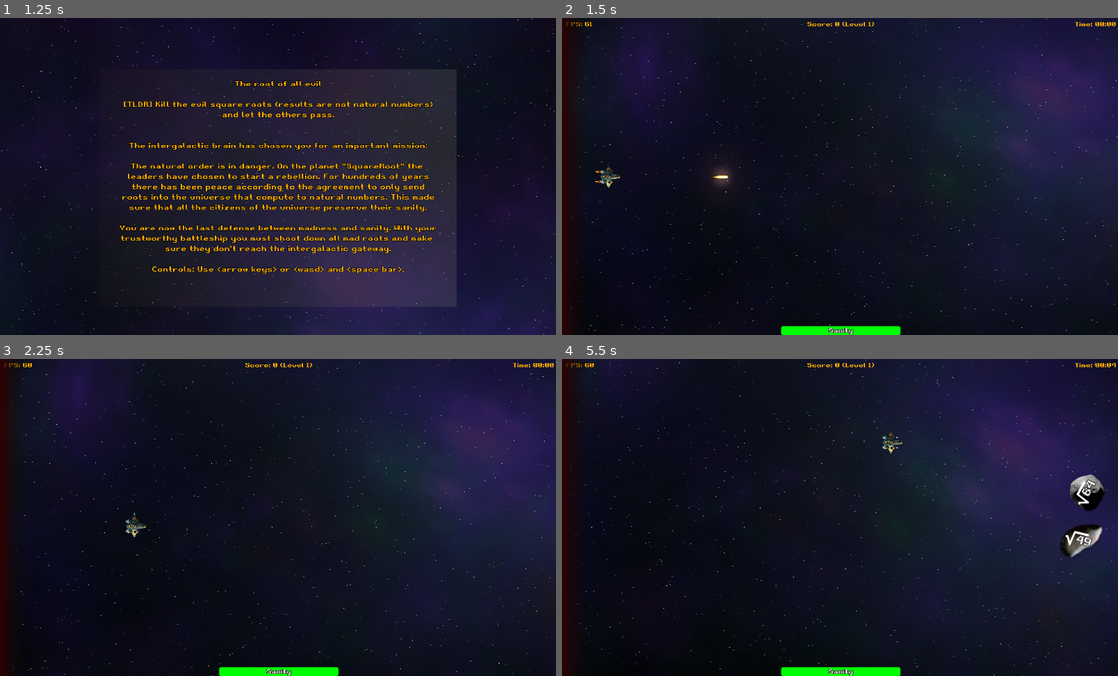
Above: before the commit, frames 1-4 (two rows, left to right).
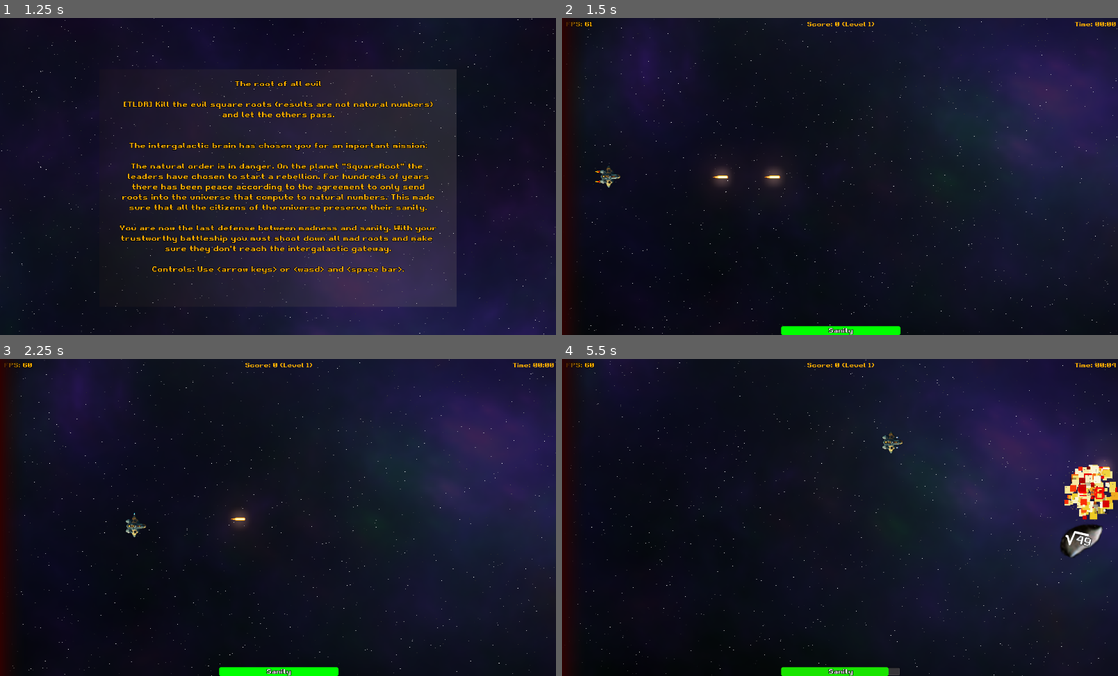
Above: after the commit, the same moments.

Repository: gingerr/ggj-2023-roots-one
Game: Godot game, scene res://MainMenu.tscn
Two runs of this game, one before a commit and one after it. Both use one fixed random seed, a clock stepped at 60 frames per second and the inputs below.
Inputs:
- Up to frame 1 (1.25 s): click "New Game" at 0.5 s
- Up to frame 2 (1.5 s): tap Enter (ui_accept) at 1.25 s; hold Right (ui_right) from 1.28 s (still down); hold Enter (ui_accept) from 1.28 s (still down); tap Space at 1.35 s
- Up to frame 3 (2.25 s): release Right (ui_right) at 2.03 s; release Enter (ui_accept) at 2.03 s; hold Down (ui_down) from 2.03 s (still down); tap Enter (ui_accept) at 2.1 s
- Up to frame 4 (5.5 s): tap Enter (ui_accept) at 2.27, 2.57, 3.77, 4.07, 5.27 s; tap Space at 2.3, 2.85, 3.6, 5.1 s; release Down (ui_down) at 2.78 s; hold Right (ui_right) 2.78-3.53 s; hold Enter (ui_accept) 2.78-3.53 s; hold Up (ui_up) 3.53-4.28 s; hold Enter (ui_accept) 4.28-5.03 s; hold Left (ui_left) from 4.28 s (still down); tap Escape at 4.9 s

Frame 1 is identical in both runs. In frame 2, 0.2% of the frame differs, in the area x 36-40%, y 46-54%; in frame 3, 0.2%; in frame 4, 1.8%, in the area x 39-100%, y 31-100%.

Commit message:
.

Diff:
--- a/Game.gd
+++ b/Game.gd
@@ -57,6 +57,7 @@
 	add_child(mob)
 
 func _input(event: InputEvent) -> void:
+	#if event is InputEventKey and event.pressed and event.keycode == KEY_ESCAPE:
 	if event is InputEventKey and event.pressed and event.scancode == KEY_ESCAPE:
 		get_tree().paused = true
 		$PauseScreen.visible = true
--- a/HUD.gd
+++ b/HUD.gd
@@ -45,8 +45,8 @@
 		updateHUD()
 
 func updateHUD():
-	get_node('%Fps').set_text("FPS: " + String(Engine.get_frames_per_second()))
-	get_node('%Score').set_text('Score: ' + String(score) + ' (Level ' + String(level) + ')')
+	get_node('%Fps').set_text("FPS: " + str(Engine.get_frames_per_second()))
+	get_node('%Score').set_text('Score: ' + str(score) + ' (Level ' + str(level) + ')')
 	get_node('%Time').set_text('Time: ' + getTimeString())
 	var bar: ProgressBar = get_node('%Bar')
 
--- a/Intro.gd
+++ b/Intro.gd
@@ -12,6 +12,9 @@
 		get_tree().change_scene("res://Game.tscn")
 
 func load_text_file(path):
+	#var file = FileAccess.open(path, FileAccess.READ)
+	#if file.get_error() != OK:
+	#	printerr("Could not open file, error code ", file.get_error())
 	var f = File.new()
 	var err = f.open(path, File.READ)
 	if err != OK:
--- a/MainMenu.gd
+++ b/MainMenu.gd
@@ -28,16 +28,19 @@
 			selectionIndex = 0;
 		elif $HBoxContainer/VBoxContainer/MarginContainer/Selection/Exit.is_hovered():
 			selectionIndex = 1;
-	if event is InputEventKey and event.pressed and event.scancode == KEY_ENTER:
+	#if event is InputEventKey and event.pressed and event.keycode == KEY_ENTER:
+	if Input.is_action_pressed("ui_accept"):
 		match selectionIndex:
 			0:
 				$HBoxContainer/VBoxContainer/MarginContainer/Selection/NewGame.emit_signal("pressed")
 			1:
 				$HBoxContainer/VBoxContainer/MarginContainer/Selection/Exit.emit_signal("pressed")
 
-	if event is InputEventKey and event.pressed and event.scancode == KEY_DOWN:
+	#if event is InputEventKey and event.pressed and event.keycode == KEY_DOWN:
+	if Input.is_action_pressed("ui_down"):
 		selectionIndex = min(selectionIndex + 1, 1)
-	if event is InputEventKey and event.pressed and event.scancode == KEY_UP:
+	#if event is InputEventKey and event.pressed and event.keycode == KEY_UP:
+	if Input.is_action_pressed("ui_up"):
 		selectionIndex = max(selectionIndex - 1, 0)
 	visualize_selection()
 
--- a/Player.gd
+++ b/Player.gd
@@ -83,10 +83,12 @@
 	if (health <= 0):
 		return
 
-	if event is InputEventKey and event.pressed and event.scancode == KEY_SPACE:
+	if Input.is_action_pressed("ui_accept"):
+		#action_shoot():
 		shoot()
 		emit_signal("shoot", Bullet, rotation, position)
 
+#func action_shoot():
 func shoot():
 	var b = bullet_factory.instance()
 	b.global_position = muzzle.global_position
--- a/project.godot
+++ b/project.godot
@@ -68,11 +68,22 @@
 
 [input]
 
+ui_accept={
+"deadzone": 0.5,
+"events": [ Object(InputEventKey,"resource_local_to_scene":false,"resource_name":"","device":0,"alt":false,"shift":false,"control":false,"meta":false,"command":false,"pressed":false,"scancode":16777221,"physical_scancode":0,"unicode":0,"echo":false,"script":null)
+, Object(InputEventKey,"resource_local_to_scene":false,"resource_name":"","device":0,"alt":false,"shift":false,"control":false,"meta":false,"command":false,"pressed":false,"scancode":16777222,"physical_scancode":0,"unicode":0,"echo":false,"script":null)
+, Object(InputEventKey,"resource_local_to_scene":false,"resource_name":"","device":0,"alt":false,"shift":false,"control":false,"meta":false,"command":false,"pressed":false,"scancode":32,"physical_scancode":0,"unicode":0,"echo":false,"script":null)
+, Object(InputEventJoypadButton,"resource_local_to_scene":false,"resource_name":"","device":0,"button_index":0,"pressure":0.0,"pressed":false,"script":null)
+, Object(InputEventJoypadButton,"resource_local_to_scene":false,"resource_name":"","device":0,"button_index":1,"pressure":0.0,"pressed":false,"script":null)
+ ]
+}
 ui_left={
 "deadzone": 0.5,
 "events": [ Object(InputEventKey,"resource_local_to_scene":false,"resource_name":"","device":0,"alt":false,"shift":false,"control":false,"meta":false,"command":false,"pressed":false,"scancode":16777231,"physical_scancode":0,"unicode":0,"echo":false,"script":null)
 , Object(InputEventJoypadButton,"resource_local_to_scene":false,"resource_name":"","device":0,"button_index":14,"pressure":0.0,"pressed":false,"script":null)
 , Object(InputEventKey,"resource_local_to_scene":false,"resource_name":"","device":0,"alt":false,"shift":false,"control":false,"meta":false,"command":false,"pressed":false,"scancode":0,"physical_scancode":65,"unicode":0,"echo":false,"script":null)
+, Object(InputEventJoypadMotion,"resource_local_to_scene":false,"resource_name":"","device":-1,"axis":2,"axis_value":-1.0,"script":null)
+, Object(InputEventJoypadMotion,"resource_local_to_scene":false,"resource_name":"","device":-1,"axis":0,"axis_value":-1.0,"script":null)
  ]
 }
 ui_right={
@@ -80,6 +91,8 @@
 "events": [ Object(InputEventKey,"resource_local_to_scene":false,"resource_name":"","device":0,"alt":false,"shift":false,"control":false,"meta":false,"command":false,"pressed":false,"scancode":16777233,"physical_scancode":0,"unicode":0,"echo":false,"script":null)
 , Object(InputEventJoypadButton,"resource_local_to_scene":false,"resource_name":"","device":0,"button_index":15,"pressure":0.0,"pressed":false,"script":null)
 , Object(InputEventKey,"resource_local_to_scene":false,"resource_name":"","device":0,"alt":false,"shift":false,"control":false,"meta":false,"command":false,"pressed":false,"scancode":0,"physical_scancode":68,"unicode":0,"echo":false,"script":null)
+, Object(InputEventJoypadMotion,"resource_local_to_scene":false,"resource_name":"","device":0,"axis":2,"axis_value":1.0,"script":null)
+, Object(InputEventJoypadMotion,"resource_local_to_scene":false,"resource_name":"","device":-1,"axis":0,"axis_value":1.0,"script":null)
  ]
 }
 ui_up={
@@ -87,6 +100,8 @@
 "events": [ Object(InputEventKey,"resource_local_to_scene":false,"resource_name":"","device":0,"alt":false,"shift":false,"control":false,"meta":false,"command":false,"pressed":false,"scancode":16777232,"physical_scancode":0,"unicode":0,"echo":false,"script":null)
 , Object(InputEventJoypadButton,"resource_local_to_scene":false,"resource_name":"","device":0,"button_index":12,"pressure":0.0,"pressed":false,"script":null)
 , Object(InputEventKey,"resource_local_to_scene":false,"resource_name":"","device":0,"alt":false,"shift":false,"control":false,"meta":false,"command":false,"pressed":false,"scancode":0,"physical_scancode":87,"unicode":0,"echo":false,"script":null)
+, Object(InputEventJoypadMotion,"resource_local_to_scene":false,"resource_name":"","device":0,"axis":3,"axis_value":-1.0,"script":null)
+, Object(InputEventJoypadMotion,"resource_local_to_scene":false,"resource_name":"","device":-1,"axis":1,"axis_value":-1.0,"script":null)
  ]
 }
 ui_down={
@@ -94,6 +109,8 @@
 "events": [ Object(InputEventKey,"resource_local_to_scene":false,"resource_name":"","device":0,"alt":false,"shift":false,"control":false,"meta":false,"command":false,"pressed":false,"scancode":16777234,"physical_scancode":0,"unicode":0,"echo":false,"script":null)
 , Object(InputEventJoypadButton,"resource_local_to_scene":false,"resource_name":"","device":0,"button_index":13,"pressure":0.0,"pressed":false,"script":null)
 , Object(InputEventKey,"resource_local_to_scene":false,"resource_name":"","device":0,"alt":false,"shift":false,"control":false,"meta":false,"command":false,"pressed":false,"scancode":0,"physical_scancode":83,"unicode":0,"echo":false,"script":null)
+, Object(InputEventJoypadMotion,"resource_local_to_scene":false,"resource_name":"","device":0,"axis":3,"axis_value":1.0,"script":null)
+, Object(InputEventJoypadMotion,"resource_local_to_scene":false,"resource_name":"","device":-1,"axis":1,"axis_value":1.0,"script":null)
  ]
 }
 
